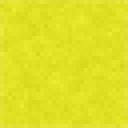
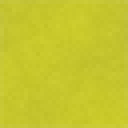
Before/after of a w=128, h=128 layered artwork. What changed in the layer stack:
added group "Grupo 1" (66%) with 2 layers above "Capa 1" over box(0, 0, 128, 128)
added layer "Capa 3" (luminosity, 43%) in group "Grupo 1" over box(0, 0, 128, 128)
added layer "Capa 2" (luminosity, 50%) in group "Grupo 1" over box(0, 0, 128, 128)
